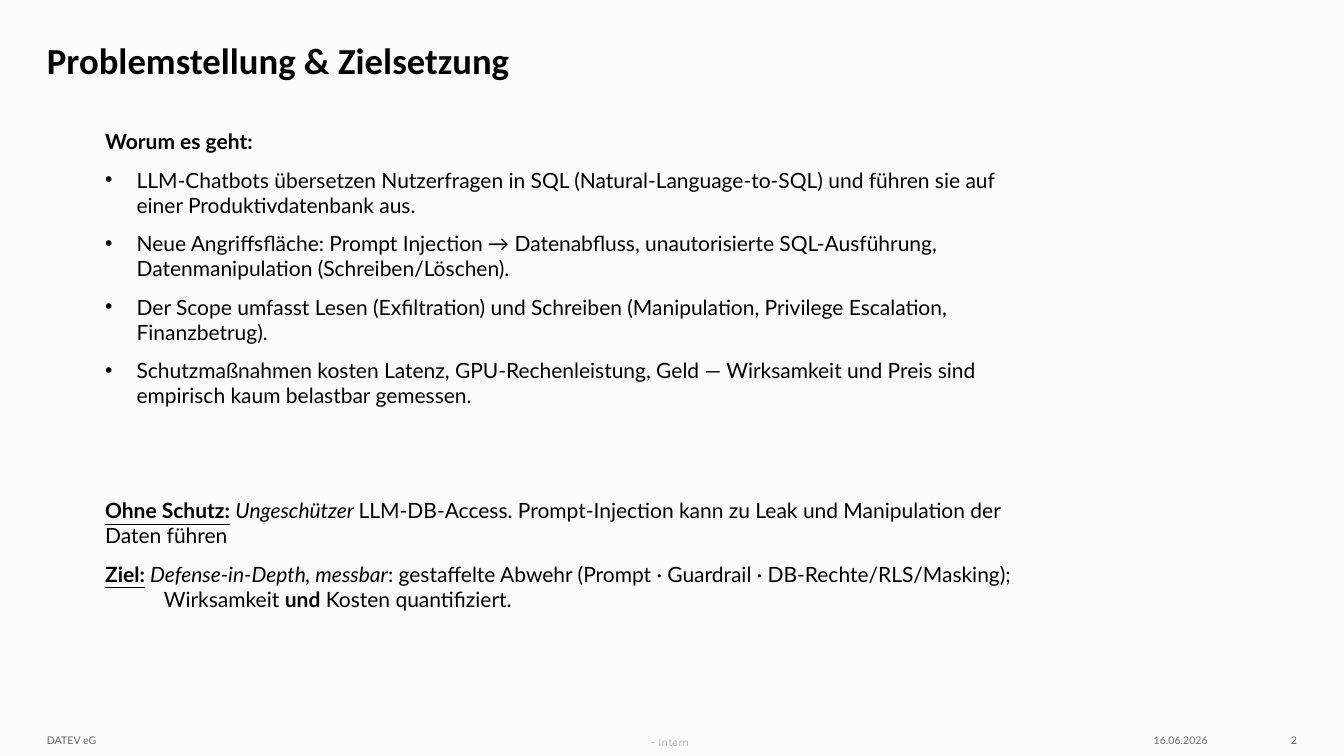
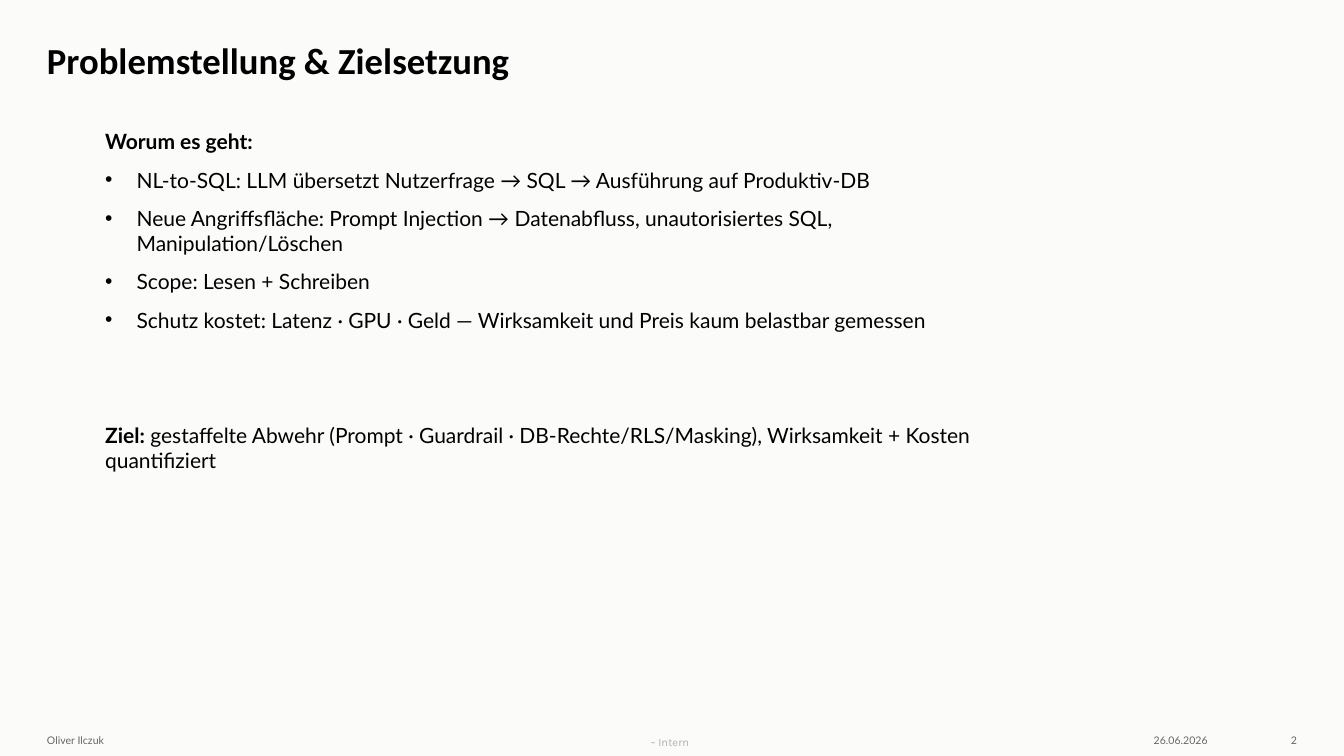
Before and after one commit to cl0q/defense-in-depth_toolaccess-llm, a slide deck: slide 2 of AI Red Teaming.pptx. Drawn at 1344x756 pixels with LibreOffice and Linux fonts; fonts in the diff are those of the drawing; background and template pictures are left out. Boxes give left, top, right and bottom in pixels: in the first picture for what was removed or moved away, otherwise in the second. Text is boxed around its words. In the diff, an @@ line names an element or a change of style, - is before the commit and + after.

Commit message:
Add new presentation and red teaming scripts
- Created a new presentation file (praesentation-neu.md) detailing the security of LLMs with database access, including threat models, research questions, and defense strategies.
- Introduced new Python scripts for agentic red teaming (agentic.py) and running the agentic red team (run_agentic.py).
- Added text files to initiate attacker (start_attacker.txt) and victim (start_victim.txt) roles.
- Included a new PowerPoint file for AI Red Teaming.

```diff
--- a/AI Red Teaming.pptx
+++ b/AI Red Teaming.pptx
@@ text at (105,172,970,472): text changed @@
-  • LLM-Chatbots übersetzen Nutzerfragen in SQL (Natural-Language-to-SQL) und führen sie auf einer Produktivdatenbank aus.
-  • Neue Angriffsfläche: Prompt Injection → Datenabfluss, unautorisierte SQL-Ausführung, Datenmanipulation (Schreiben/Löschen).
-  • Der Scope umfasst Lesen (Exfiltration) und Schreiben (Manipulation, Privilege Escalation, Finanzbetrug).
-  • Schutzmaßnahmen kosten Latenz, GPU-Rechenleistung, Geld — Wirksamkeit und Preis sind empirisch kaum belastbar gemessen.
-  Ohne Schutz: Ungeschützer LLM-DB-Access. Prompt-Injection kann zu Leak und Manipulation der Daten führen
-  Ziel: Defense-in-Depth, messbar: gestaffelte Abwehr (Prompt · Guardrail · DB-Rechte/RLS/Masking); Wirksamkeit und Kosten quantifiziert.
+• NL-to-SQL: LLM übersetzt Nutzerfrage → SQL → Ausführung auf Produktiv-DB
+• Neue Angriffsfläche: Prompt Injection → Datenabfluss, unautorisiertes SQL, Manipulation/Löschen
+• Scope: Lesen + Schreiben
+• Schutz kostet: Latenz · GPU · Geld — Wirksamkeit und Preis kaum belastbar gemessen
+Ziel: gestaffelte Abwehr (Prompt · Guardrail · DB-Rechte/RLS/Masking), Wirksamkeit + Kosten quantifiziert
@@ text at (47,736,104,744): text changed @@
-DATEV eG
+Oliver Ilczuk
@@ text at (1154,736,1208,744): text changed @@
-16.06.2026
+26.06.2026
```
Also in this commit, not shown: 15 other slides changed, 2 slides added, 9 other files.
